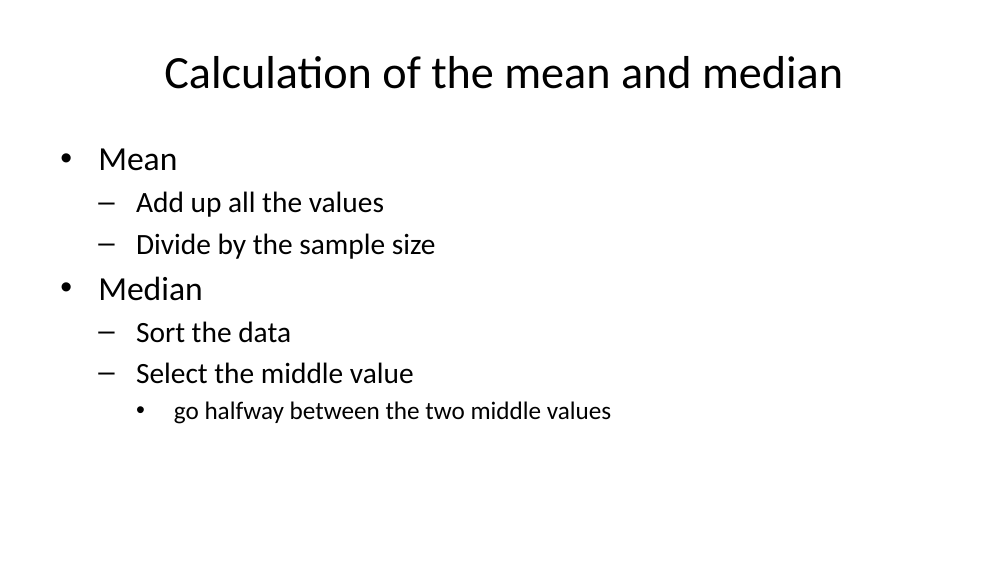
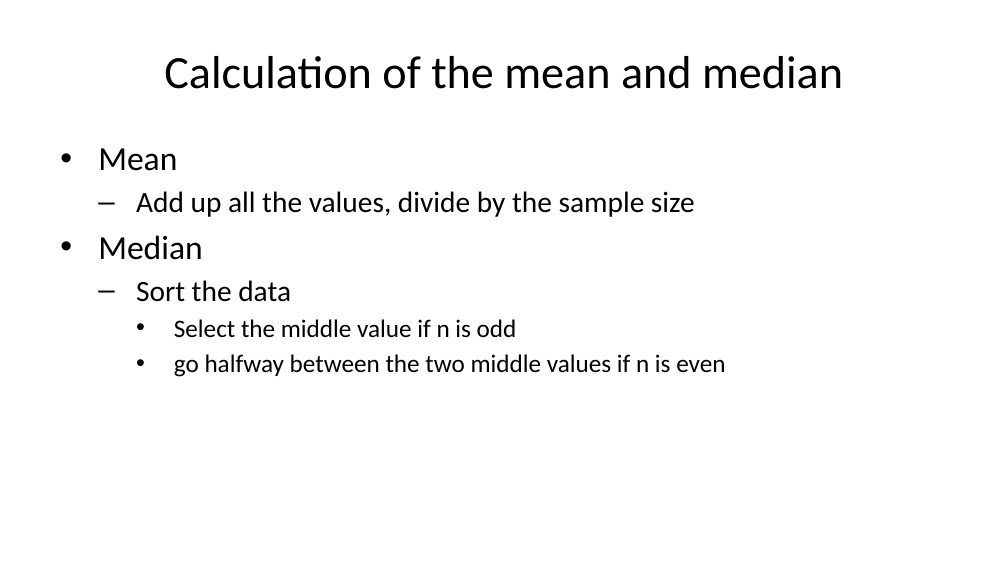
Before and after one commit to pmean/talks, a slide deck: slide 21 of clinical-statistics/day-one.pptx. Drawn at 1008x567 pixels with LibreOffice and Linux fonts; fonts in the diff are those of the drawing. Boxes give left, top, right and bottom in pixels: in the first picture for what was removed or moved away, otherwise in the second. Text is boxed around its words. In the diff, an @@ line names an element or a change of style, - is before the commit and + after.

```diff
--- a/clinical-statistics/day-one.pptx
+++ b/clinical-statistics/day-one.pptx
@@ text at bbox=[136, 191, 695, 217]: text changed @@
-  – Add up all the values
-  – Divide by the sample size
+  – Add up all the values, divide by the sample size
@@ text at bbox=[174, 319, 725, 377]: text changed @@
-  – Select the middle value
-    • go halfway between the two middle values
+    • Select the middle value if n is odd
+    • go halfway between the two middle values if n is even
```
Also in this commit, not shown: 5 other slides changed, 4 slides added, 6 other files.
